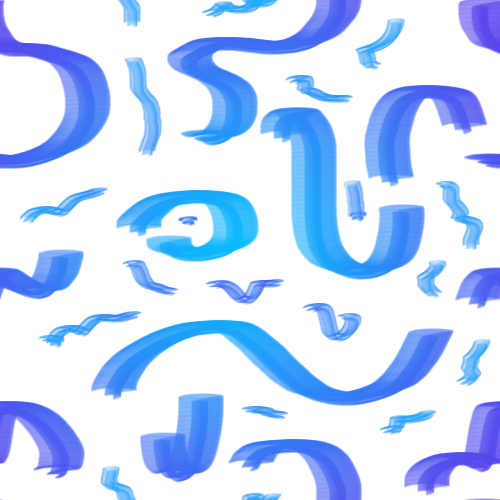
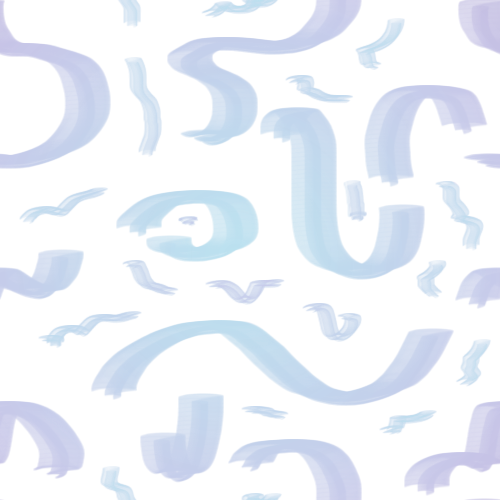
Comparing the layer stacks of the two (500, 500) images. Changes:
added layer "Group 1 copy" (21%) above "Group 1" over [0, 0, 500, 500]
added layer "Group 1" above "Layer 2" over [0, 0, 500, 500]
renamed "Layer 4 copy" to "Layer 2", hid it, painted on it over [0, 0, 500, 500]
removed layer "Layer 4" over [0, 0, 500, 500]
hid "Layer 1" over [0, 0, 500, 500]
